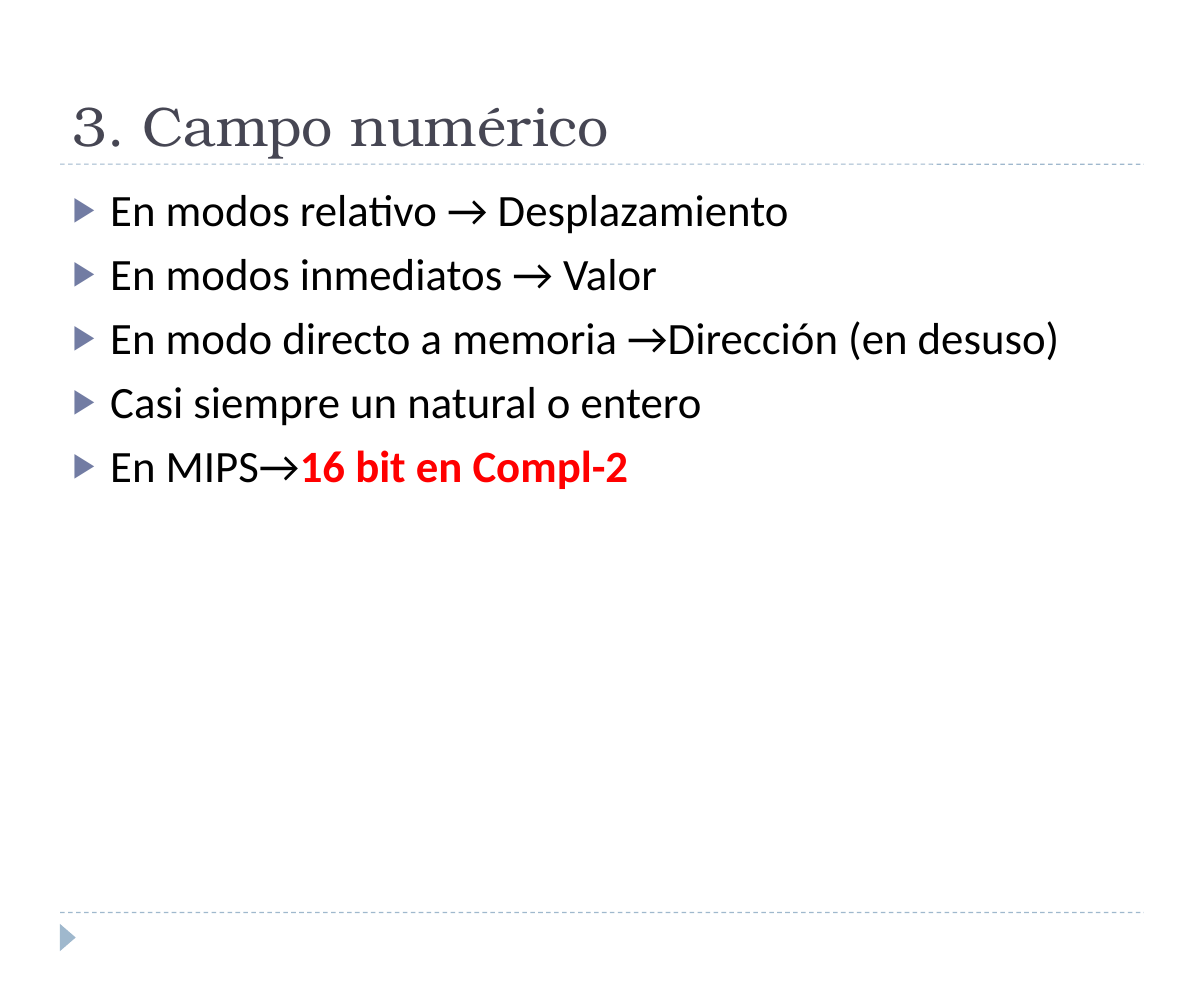
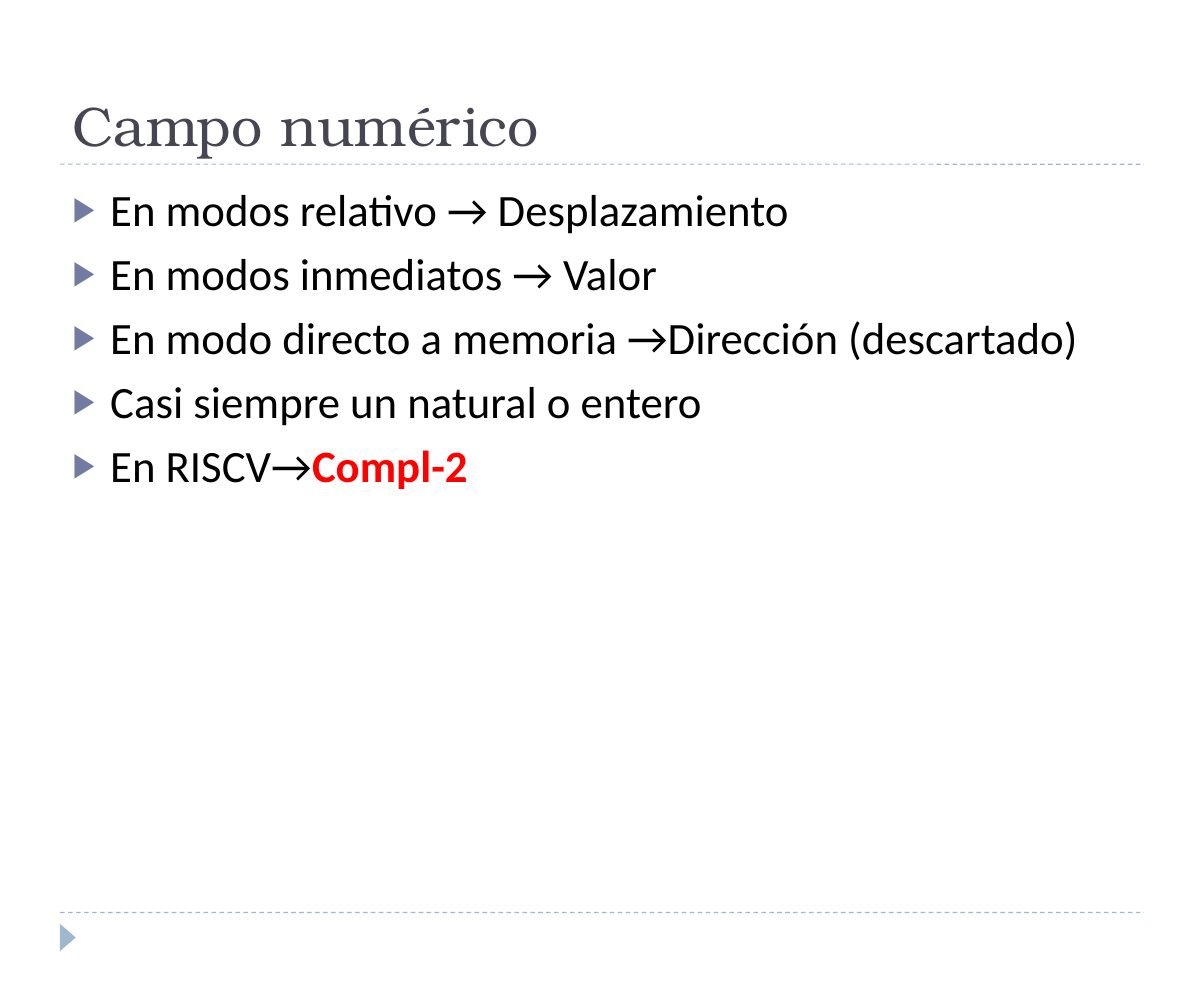
Before and after one commit to luisfromero/fucomp, a slide deck: slide 97 of temas/tema2.pptx (slide 98 before the commit). Drawn at 1204x985 pixels with LibreOffice and Linux fonts; fonts in the diff are those of the drawing. Boxes give left, top, right and bottom in pixels: in the first picture for what was removed or moved away, otherwise in the second. Text is boxed around its words. In the diff, an @@ line names an element or a change of style, - is before the commit and + after.

```diff
--- a/temas/tema2.pptx
+++ b/temas/tema2.pptx
@@ title at <box>73,107,538,159</box>: text changed @@
-3. Campo numérico
+Campo numérico
@@ text at <box>110,321,1077,360</box>: text changed @@
-▶ En modo directo a memoria →Dirección (en desuso)
+▶ En modo directo a memoria →Dirección (descartado)
@@ text at <box>110,450,468,489</box>: text changed; text colour #FF0000 to #000000; bold off @@
-▶ En MIPS→16 bit en Compl-2
+▶ En RISCV→Compl-2
```
Also in this commit, not shown: 15 other slides changed, 26 slides added, 14 slides removed, 5 other files.
